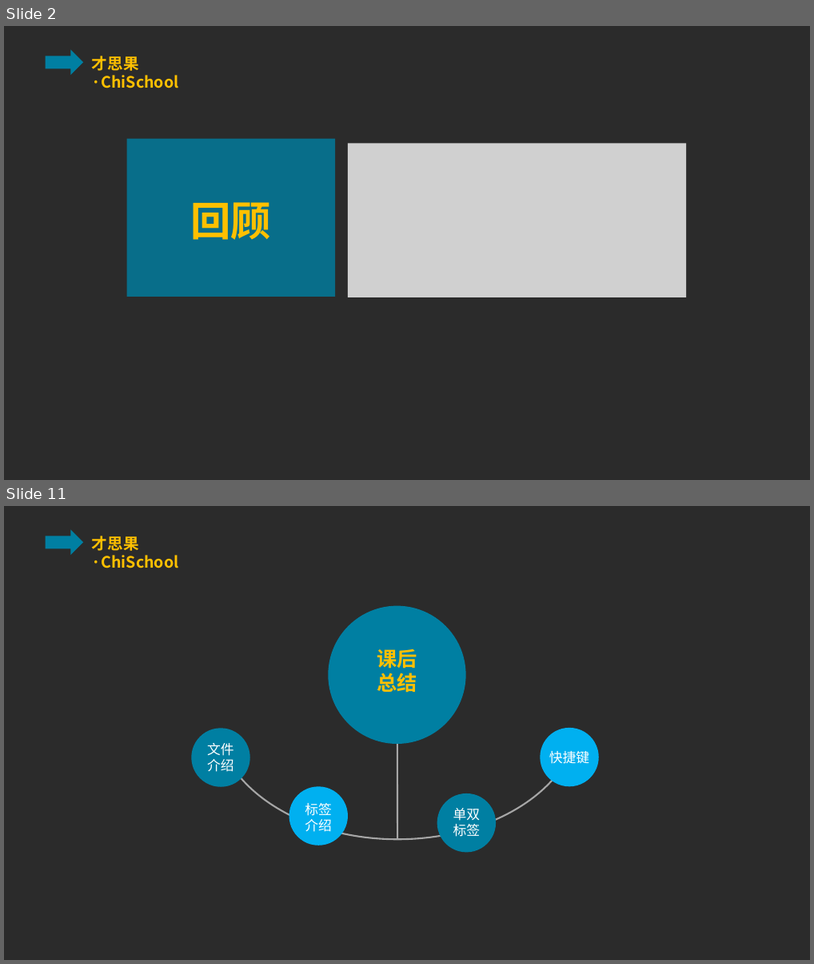
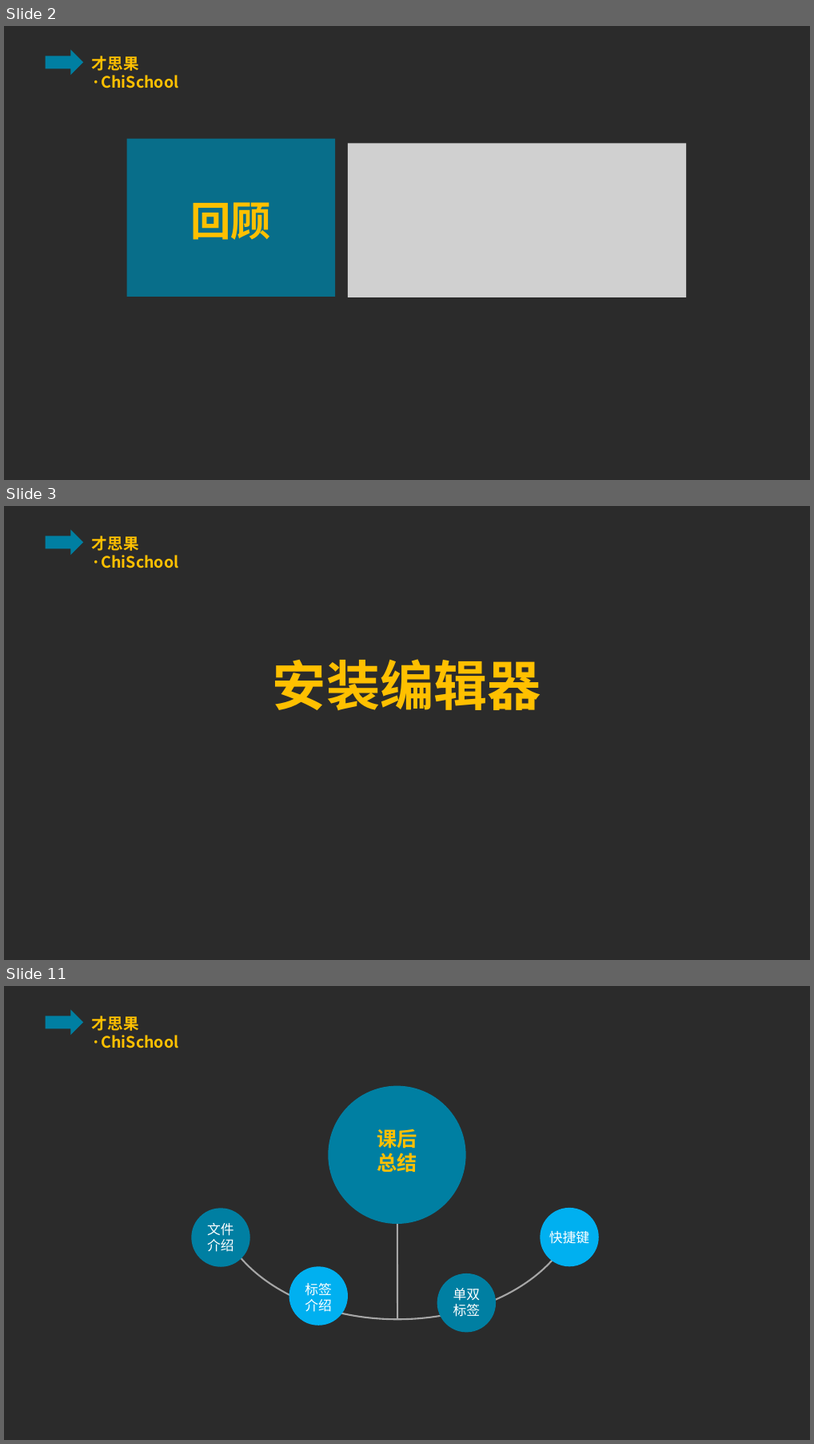
Before and after one commit to ppliu1987/chichool, a slide deck: html/class/lesson_four/lesson_four.pptx. Shown one above the other, each under a label of ours: slides 2 and 11 before the commit, slides 2, 3 and 11 after it; the slides between them are not shown. The pictures are 814x964 and 814x1444 pixels, drawn with LibreOffice and Linux fonts; fonts in the diff are those of the drawing; grey boxes stand for pictures; background and template pictures are left out; a plain dark background stands for a picture behind light text. Boxes give left, top, right and bottom in pixels: in the first picture for what was removed or moved away, otherwise in the second. Text is boxed around its words. In the diff, an @@ line names an element or a change of style, - is before the commit and + after.

```diff
--- a/html/class/lesson_four/lesson_four.pptx
+++ b/html/class/lesson_four/lesson_four.pptx
@@ slide 3 added at [4,506,810,960], background picture (left out); not listed: 2 template elements that a slide beside it also shows @@
@@ text added at [273,659,542,710], 48 pt, text #FFC000, bold @@
+安装编辑器
```
Also in this commit, not shown: 1 slide changed, 7 other slides added, 8 slides removed.
